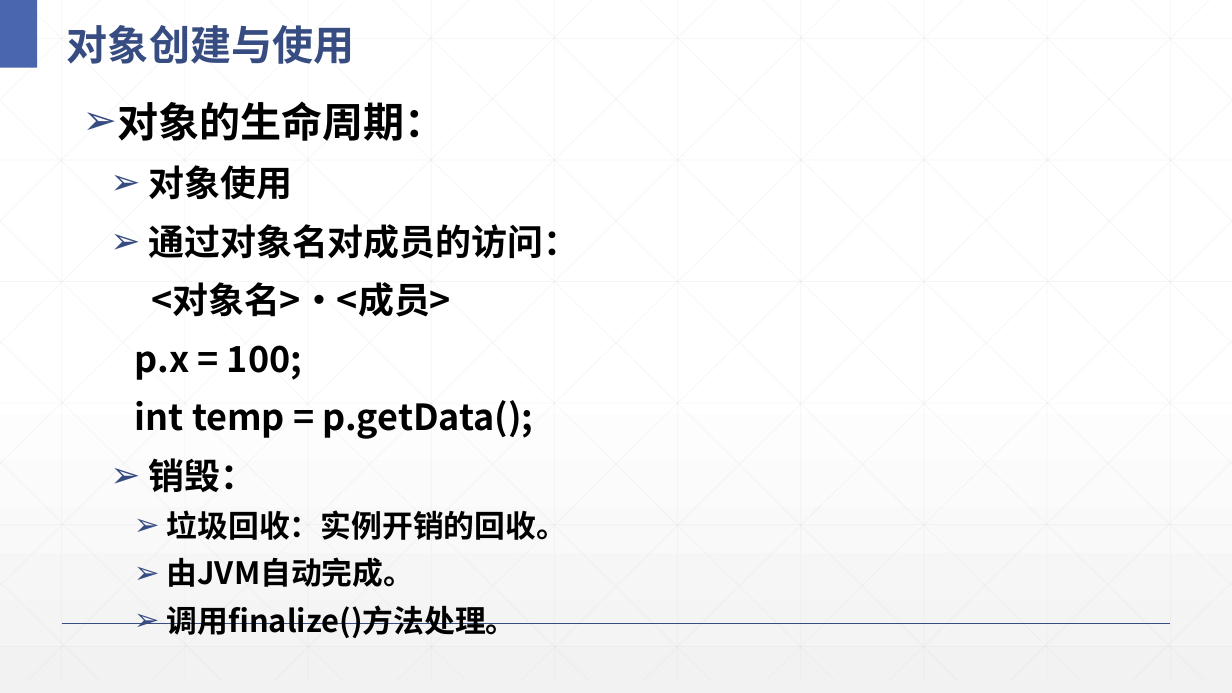
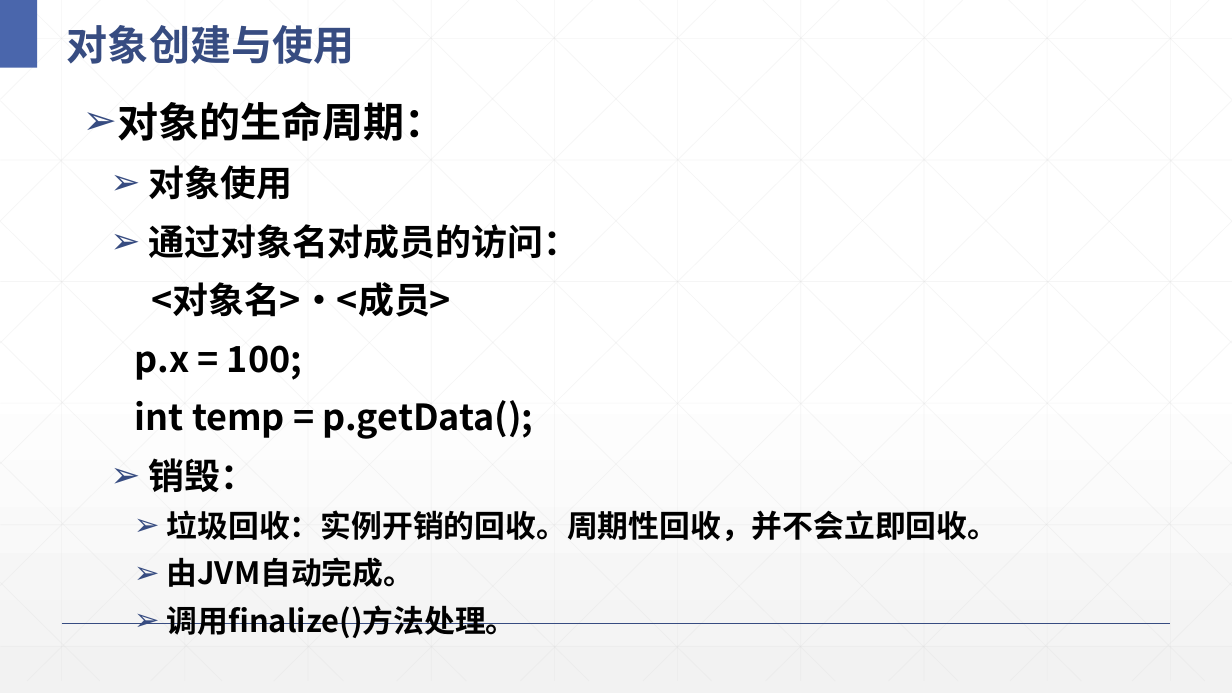
Before and after one commit to Panamera-Turbo/Java-program-term_3rd, a slide deck: slide 41 of PPT/J4-类和对象.pptx. Drawn at 1232x693 pixels with LibreOffice and Linux fonts; fonts in the diff are those of the drawing. Boxes give left, top, right and bottom in pixels: in the first picture for what was removed or moved away, otherwise in the second. Text is boxed around its words. In the diff, an @@ line names an element or a change of style, - is before the commit and + after.

```diff
--- a/PPT/J4-类和对象.pptx
+++ b/PPT/J4-类和对象.pptx
@@ text at [167, 510, 999, 541]: text changed @@
-    ➢ 垃圾回收：实例开销的回收。
+    ➢ 垃圾回收：实例开销的回收。周期性回收，并不会立即回收。
```
Also in this commit, not shown: 1 other slide changed, 13 other files.
